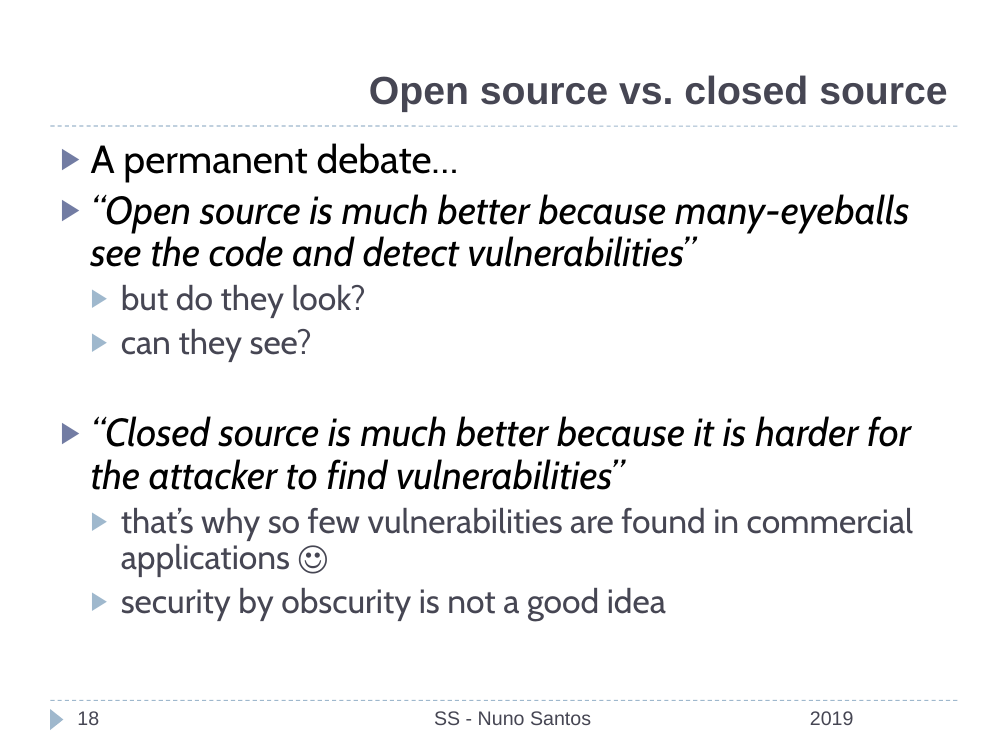
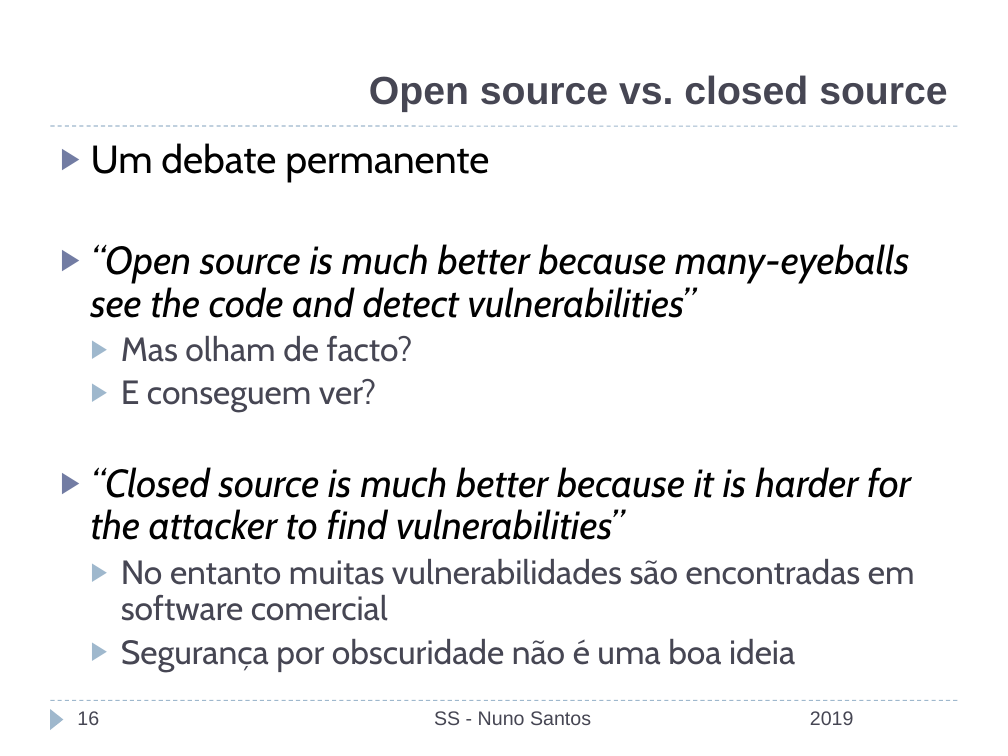
Before and after one commit to nuno-santos/acite2019, a slide deck: slide 16 of teoricas/acite2019-08-secure_sw_devel.pptx (slide 18 before the commit). Drawn at 1008x756 pixels with LibreOffice and Linux fonts; fonts in the diff are those of the drawing; background and template pictures are left out. Boxes give left, top, right and bottom in pixels: in the first picture for what was removed or moved away, otherwise in the second. Text is boxed around its words. In the diff, an @@ line names an element or a change of style, - is before the commit and + after.

```diff
--- a/teoricas/acite2019-08-secure_sw_devel.pptx
+++ b/teoricas/acite2019-08-secure_sw_devel.pptx
@@ text at box(91, 143, 489, 182): text changed @@
-▶ A permanent debate…
+▶ Um debate permanente
@@ text at box(121, 336, 413, 412): text changed @@
-  ▶ but do they look?
-  ▶ can they see?
+  ▶ Mas olham de facto?
+  ▶ E conseguem ver?
@@ text at box(121, 559, 915, 672): text changed @@
-  ▶ that’s why so few vulnerabilities are found in commercial applications ☺
-  ▶ security by obscurity is not a good idea
+  ▶ No entanto muitas vulnerabilidades são encontradas em software comercial
+  ▶ Segurança por obscuridade não é uma boa ideia
```
Also in this commit, not shown: 19 other slides changed, 1 slide added, 3 slides removed, 1 other file.
